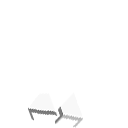
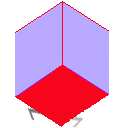
Two versions of the same layered image (128 x 128). Layer-by-layer changes:
added layer "corner_wall_floor_red" above "Layer 3 copy" over bbox(15, 1, 109, 127)
painted on "Layer 3 copy" over bbox(28, 96, 83, 124)
